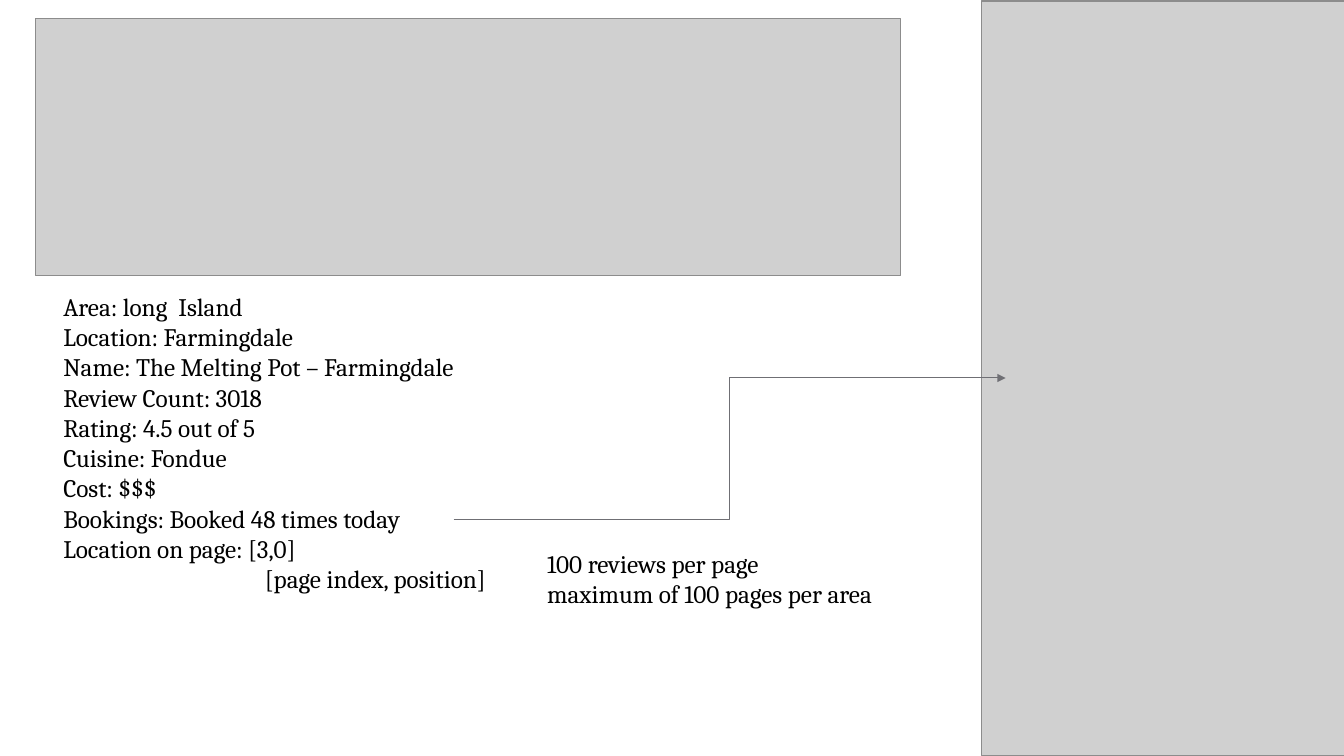
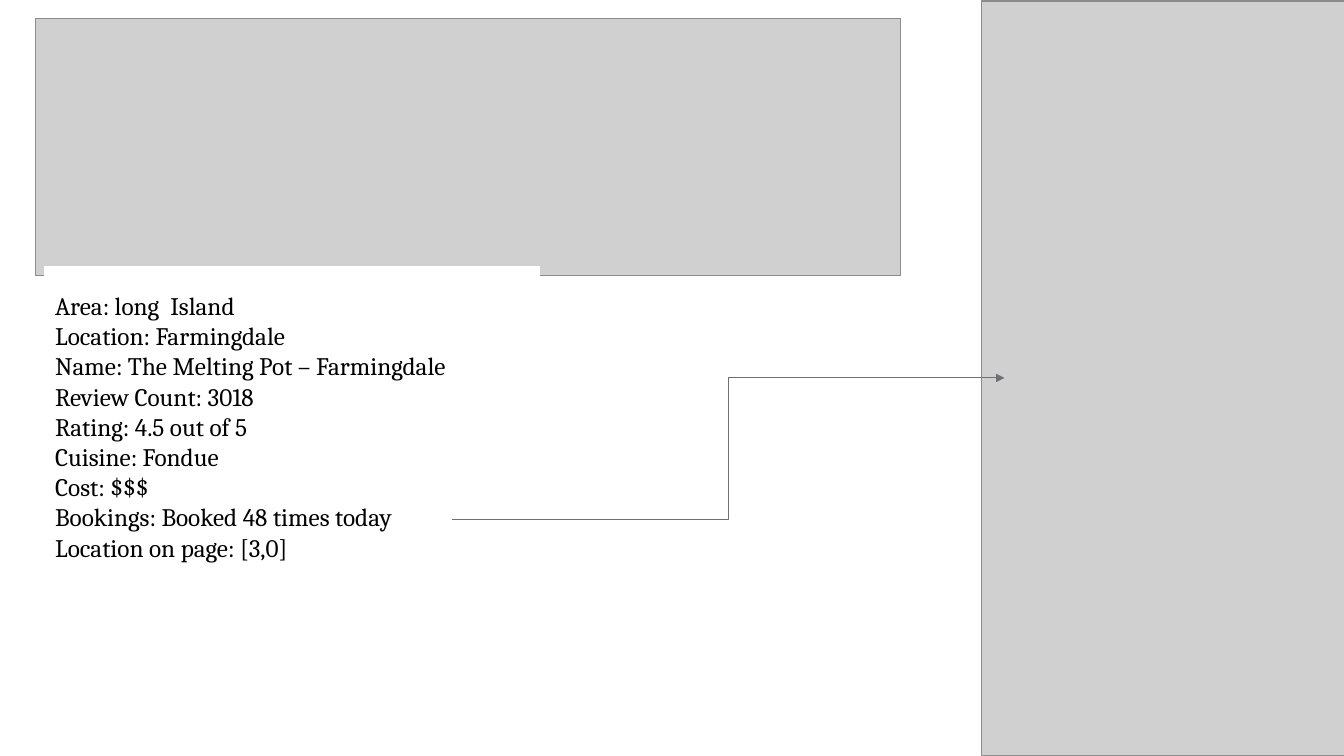
Before and after one commit to MichaelEmmert/OpenTable, a slide deck: slide 2 of opentable.pptm. Drawn at 1344x756 pixels with LibreOffice and Linux fonts; fonts in the diff are those of the drawing; grey boxes stand for pictures. Boxes give left, top, right and bottom in pixels: in the first picture for what was removed or moved away, otherwise in the second. Text is boxed around its words. In the diff, an @@ line names an element or a change of style, - is before the commit and + after.

```diff
--- a/opentable.pptm
+++ b/opentable.pptm
@@ rectangle "Area: long Island" moved from (x1=53, y1=283, x2=547, y2=602) to (x1=45, y1=267, x2=539, y2=586) @@
@@ elbow arrow (453, 520) - (1005, 378): route changed @@
@@ text removed at (x1=547, y1=556, x2=872, y2=609) @@
-100 reviews per page
-maximum of 100 pages per area
@@ text in rectangle at (x1=265, y1=570, x2=486, y2=594): paragraph removed @@
-[page index, position]
```
Also in this commit, not shown: 3 other slides changed, 2 slides added, 2 slides removed, 3 other files.
